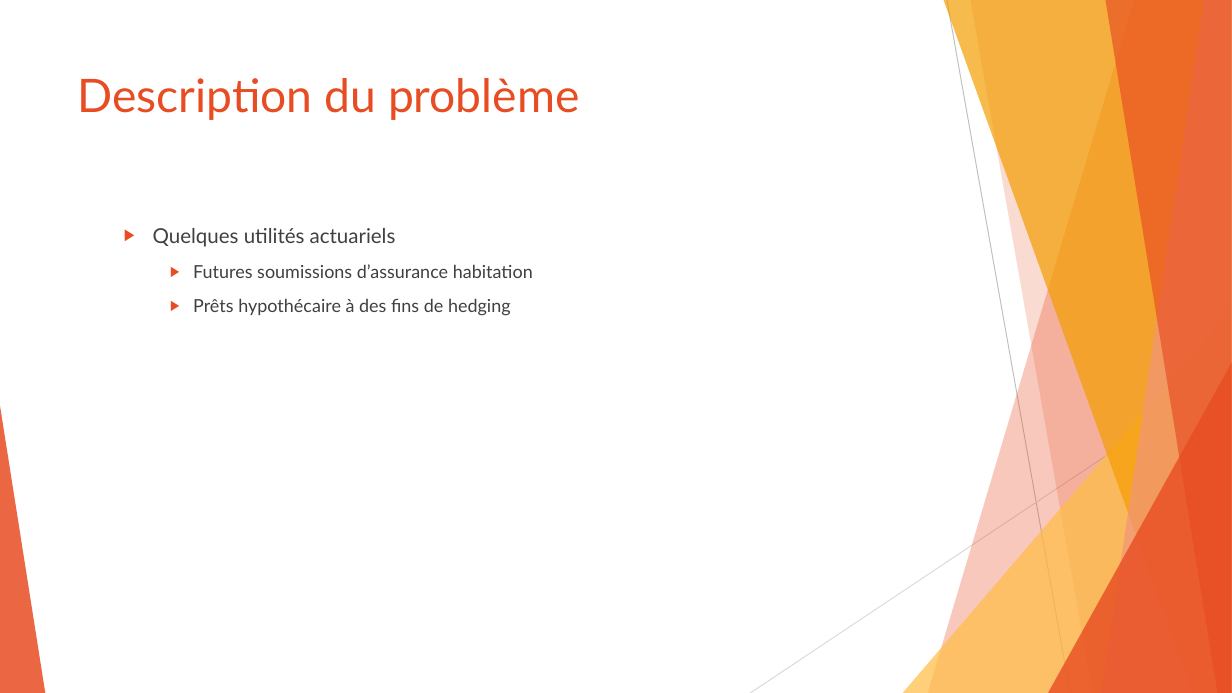
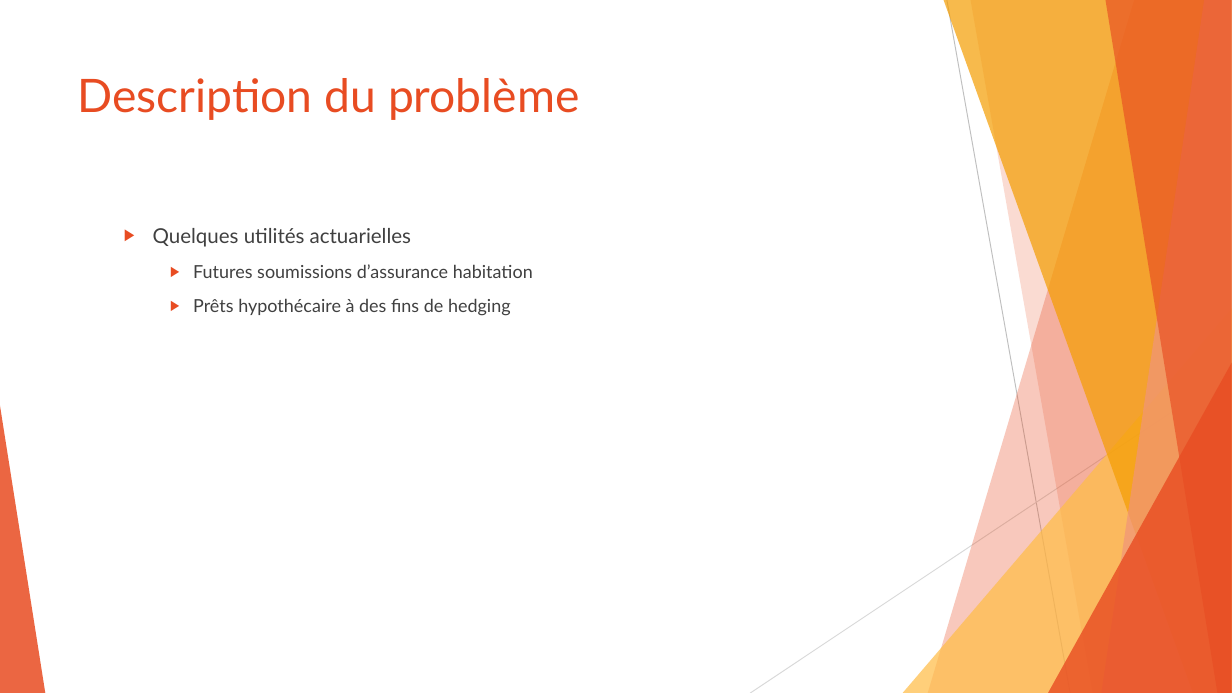
Before and after one commit to SamuelProvencher/TP-Apprentissage, a slide deck: slide 4 of PP.pptx. Drawn at 1232x693 pixels with LibreOffice and Linux fonts; fonts in the diff are those of the drawing. Boxes give left, top, right and bottom in pixels: in the first picture for what was removed or moved away, otherwise in the second. Text is boxed around its words. In the diff, an @@ line names an element or a change of style, - is before the commit and + after.

```diff
--- a/PP.pptx
+++ b/PP.pptx
@@ text at (153, 228, 411, 247): text changed @@
-  ▶ Quelques utilités actuariels
+  ▶ Quelques utilités actuarielles
```
Also in this commit, not shown: 7 other slides changed, 10 slides added, 1 other file.
